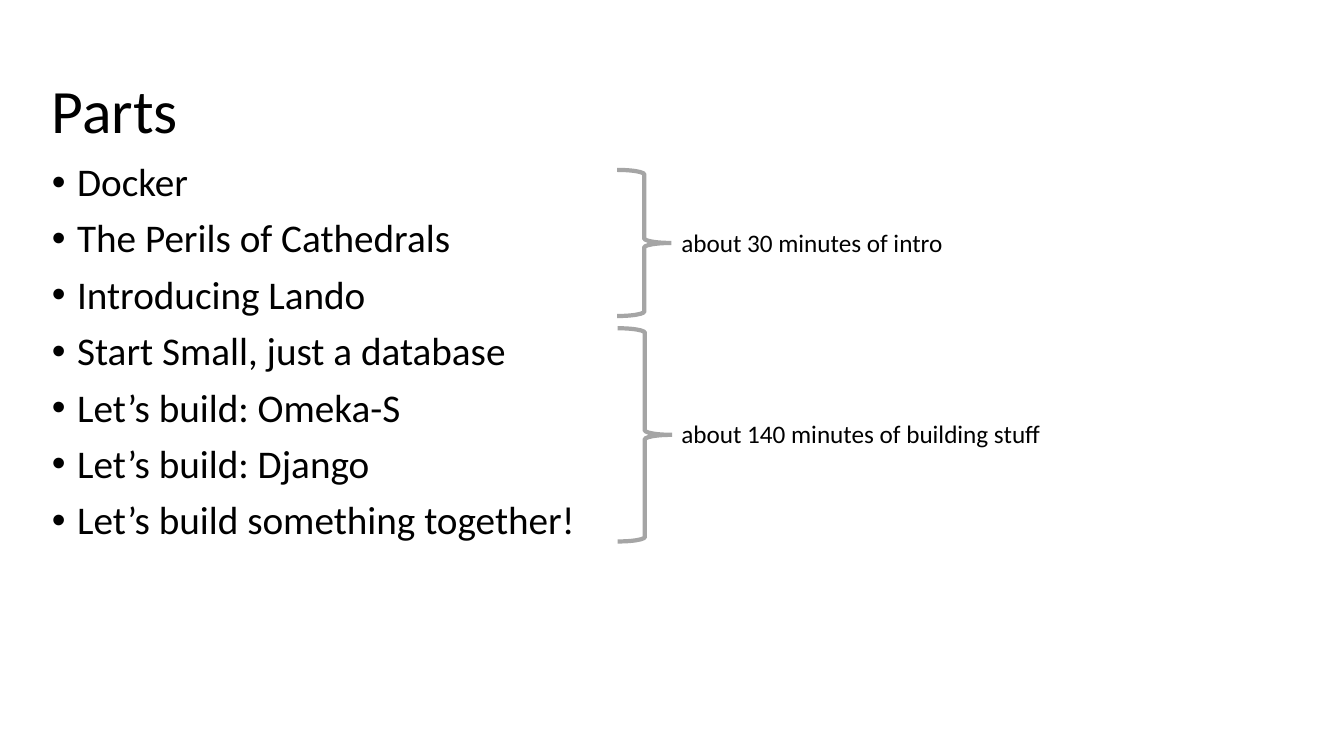
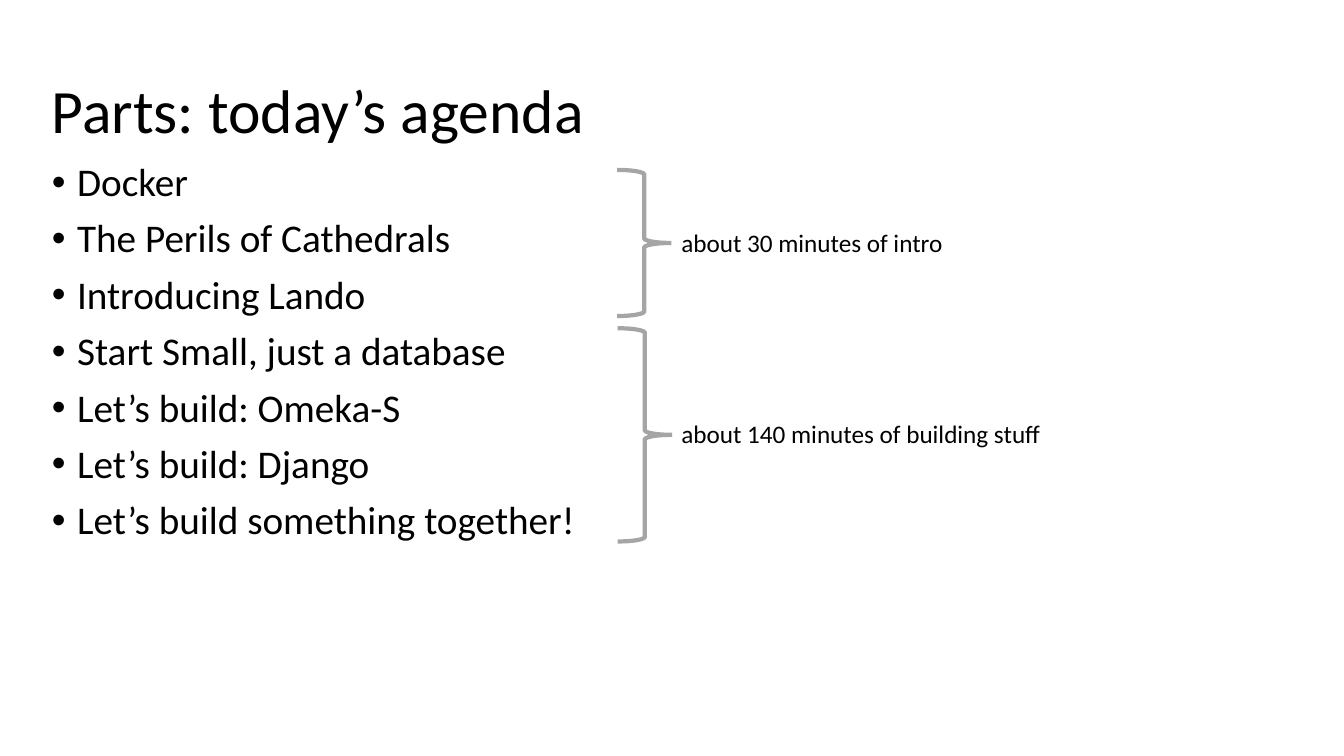
Before and after one commit to hardyoyo/code4lib2021-workshop, a slide deck: slide 4 of LearningAsWeGo-DecomposingDevEnvironmentsWithLando.pptx. Drawn at 1344x756 pixels with LibreOffice and Linux fonts; fonts in the diff are those of the drawing; background and template pictures are left out. Boxes give left, top, right and bottom in pixels: in the first picture for what was removed or moved away, otherwise in the second. Text is boxed around its words. In the diff, an @@ line names an element or a change of style, - is before the commit and + after.

```diff
--- a/LearningAsWeGo-DecomposingDevEnvironmentsWithLando.pptx
+++ b/LearningAsWeGo-DecomposingDevEnvironmentsWithLando.pptx
@@ title at <box>52,90,584,144</box>: text changed @@
-Parts
+Parts: today’s agenda
```
Also in this commit, not shown: 1 other slide changed, 1 slide added.
